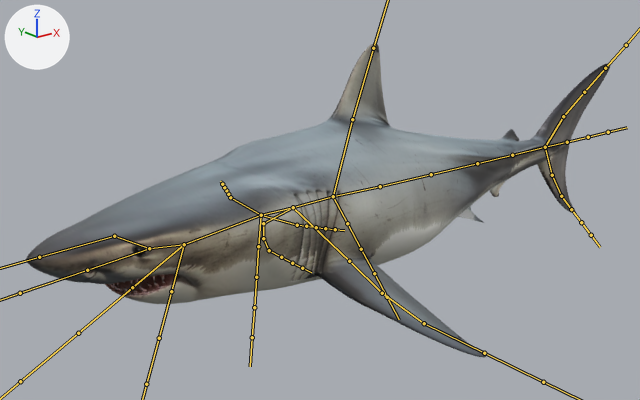
A saved change to the FBX model Assets/shark ver2.3.fbx/shark ver2.3.fbx.
The view is the same before and after, from a 50 mm camera at (-10.7, -12.1, 4.87) aimed at (-0.42, 0.75, -0.27). Lighting does not change. The marker at upper left points along +X, +Y and +Z. The bones that bend it are drawn over the model as lines.
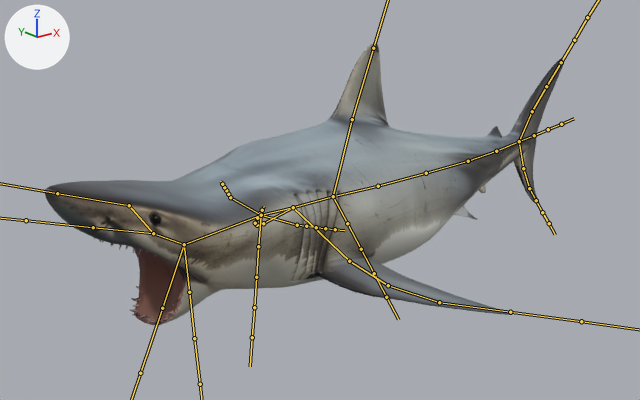
The newer file adds an action. The first version stands in its rest pose; the second is drawn at frame 41 of the action 'Armature|Scare_bite'.

What the commit changed:
Bone 'spine.006' (bone_spine_006) turns from (0, 0, 0) to (0, 0, 3) degrees about its own x, y and z.
Bone 'spine.008' (bone_spine_008) turns from (0, 0, 0) to (0, 0, 2) degrees about its own x, y and z.
Bone 'spine.009' (bone_spine_009) turns from (0, 0, 0) to (0, 0, 4) degrees about its own x, y and z.
Bone 'spine.010' (bone_spine_010) turns from (0, 0, 0) to (0, 0, 5) degrees about its own x, y and z.
Bone 'chest_fin.Bot.R.001' (bone_chest_fin_bot_r_001) turns from (0, 0, 0) to (-19, 9, 9) degrees about its own x, y and z.
Bone 'chest_fin.Bot.R.003' (bone_chest_fin_bot_r_003) turns from (0, 0, 0) to (0, -4, -4) degrees about its own x, y and z.
Bone 'chest_fin.Bot.L.001' (bone_chest_fin_bot_l_001) turns from (0, 0, 0) to (16, -10, 3) degrees about its own x, y and z.
Bone 'chest_fin.Bot.L.002' (bone_chest_fin_bot_l_002) turns from (0, 0, 0) to (7, -7, 3) degrees about its own x, y and z.
Bone 'spine' (bone_spine) turns from (0, 0, 0) to (23, 1, -4) degrees about its own x, y and z.
Bone 'jaw_down' (bone_jaw_down) turns from (0, 0, 0) to (-26, -2, -21) degrees about its own x, y and z.
Bone 'chin' (bone_chin) turns from (0, 0, 0) to (-10, -1, -19) degrees about its own x, y and z.

Changed parts and their boxes [x1, y1, x2, y2] in the pictures (640 x 400 px):
'Cube', posed (11% narrower, 10% shorter)
    before: [26, 43, 610, 358]
    after: [44, 43, 564, 325]
bone 'spine.006', root to tip
    before: (333, 196) to (380, 186)
    after: (333, 196) to (378, 186)
bone 'spine.008', root to tip
    before: (431, 174) to (477, 163)
    after: (426, 173) to (468, 161)
bone 'spine.009', root to tip
    before: (477, 163) to (512, 155)
    after: (468, 161) to (496, 151)
bone 'spine.010', root to tip
    before: (512, 155) to (545, 147)
    after: (496, 151) to (519, 141)
bone 'chest_fin.Bot.R.001', root to tip
    before: (263, 223) to (263, 238)
    after: (263, 223) to (257, 225)
bone 'chest_fin.Bot.R.003', root to tip
    before: (269, 250) to (281, 257)
    after: (255, 223) to (257, 218)
bone 'chest_fin.Bot.L.001', root to tip
    before: (349, 261) to (382, 293)
    after: (349, 261) to (388, 285)
bone 'chest_fin.Bot.L.002', root to tip
    before: (382, 293) to (424, 323)
    after: (388, 285) to (439, 302)
bone 'spine', root to tip
    before: (184, 244) to (149, 248)
    after: (184, 244) to (153, 233)
bone 'jaw_down', root to tip
    before: (184, 244) to (132, 287)
    after: (184, 244) to (162, 308)
bone 'chin', root to tip
    before: (184, 244) to (171, 291)
    after: (184, 244) to (189, 292)
